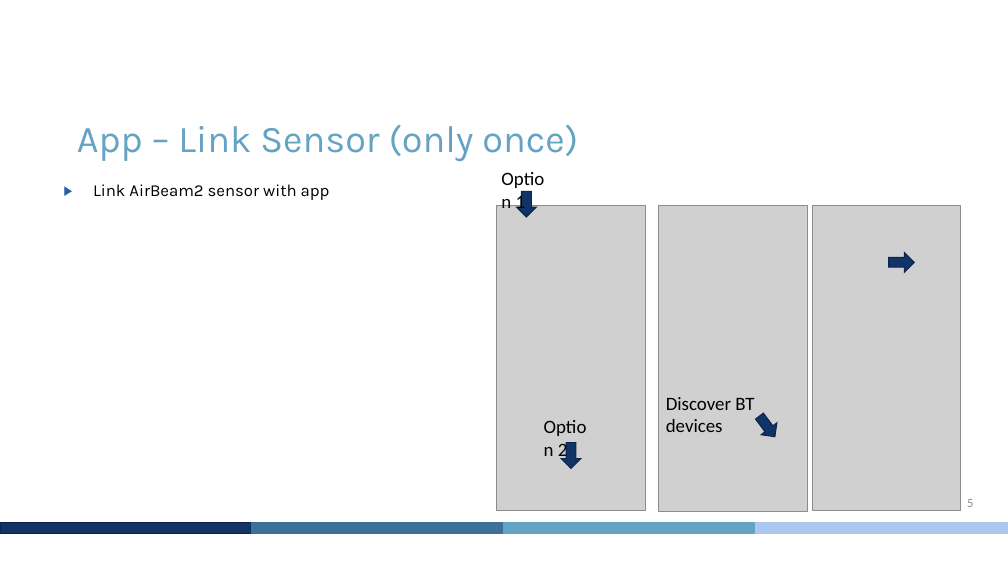
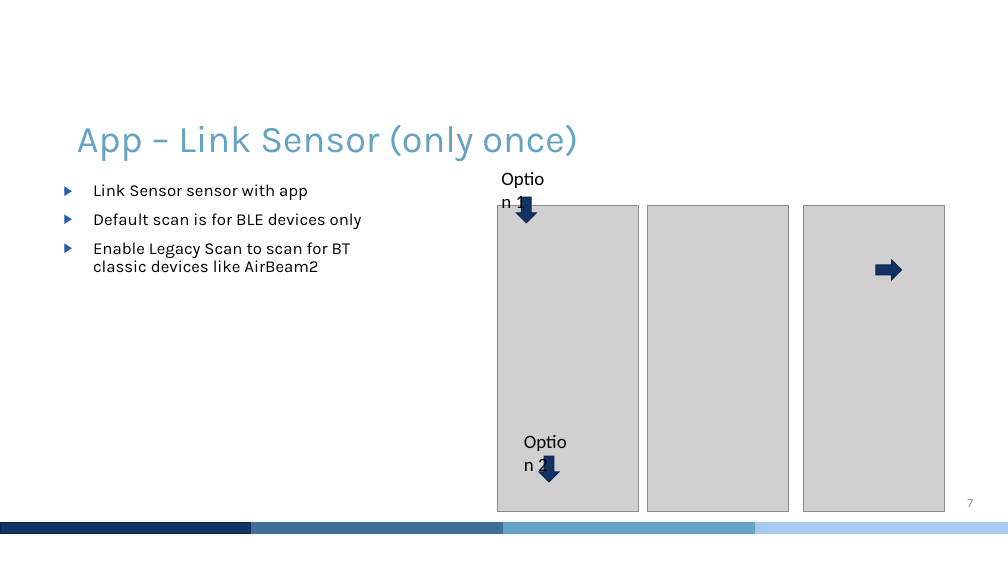
Before and after one commit to DE4L-Project/de4l-sensor-android-app, a slide deck: slide 7 of documentation/quickstart-airbeam2-de4l-app.pptx (slide 5 before the commit). Drawn at 1008x567 pixels with LibreOffice and Linux fonts; fonts in the diff are those of the drawing; grey boxes stand for pictures; background and template pictures are left out. Boxes give left, top, right and bottom in pixels: in the first picture for what was removed or moved away, otherwise in the second. Text is boxed around its words. In the diff, an @@ line names an element or a change of style, - is before the commit and + after.

```diff
--- a/documentation/quickstart-airbeam2-de4l-app.pptx
+++ b/documentation/quickstart-airbeam2-de4l-app.pptx
@@ text at box(93, 184, 362, 273): text changed @@
-▶ Link AirBeam2 sensor with app
+▶ Link Sensor sensor with app
+▶ Default scan is for BLE devices only
+▶ Enable Legacy Scan to scan for BT classic devices like AirBeam2
@@ picture: place and size @@
-picture at box(497, 206, 645, 510)
+picture at box(497, 206, 638, 511)
@@ down arrow: place and size @@
-down arrow at box(516, 191, 536, 217)
+down arrow at box(516, 197, 536, 223)
@@ picture: place and size @@
-picture at box(659, 206, 808, 511)
+picture at box(648, 206, 789, 511)
@@ picture: place and size @@
-picture at box(812, 206, 960, 510)
+picture at box(804, 206, 945, 511)
@@ down arrow: place and size @@
-down arrow at box(889, 253, 914, 272)
+down arrow at box(876, 260, 901, 280)
@@ text removed at box(666, 397, 754, 432) @@
-Discover BT devices
@@ down arrow removed at box(752, 410, 783, 443) @@
@@ text "Option 2": place and size @@
-text "Option 2" at box(558, 440, 568, 461)
+text "Option 2" at box(538, 456, 548, 477)
@@ down arrow: place and size @@
-down arrow at box(561, 443, 581, 469)
+down arrow at box(539, 456, 559, 482)
@@ page number at box(967, 499, 973, 507): text changed @@
-5
+7
```
Also in this commit, not shown: 8 other slides changed, 2 slides added, 30 other files.
